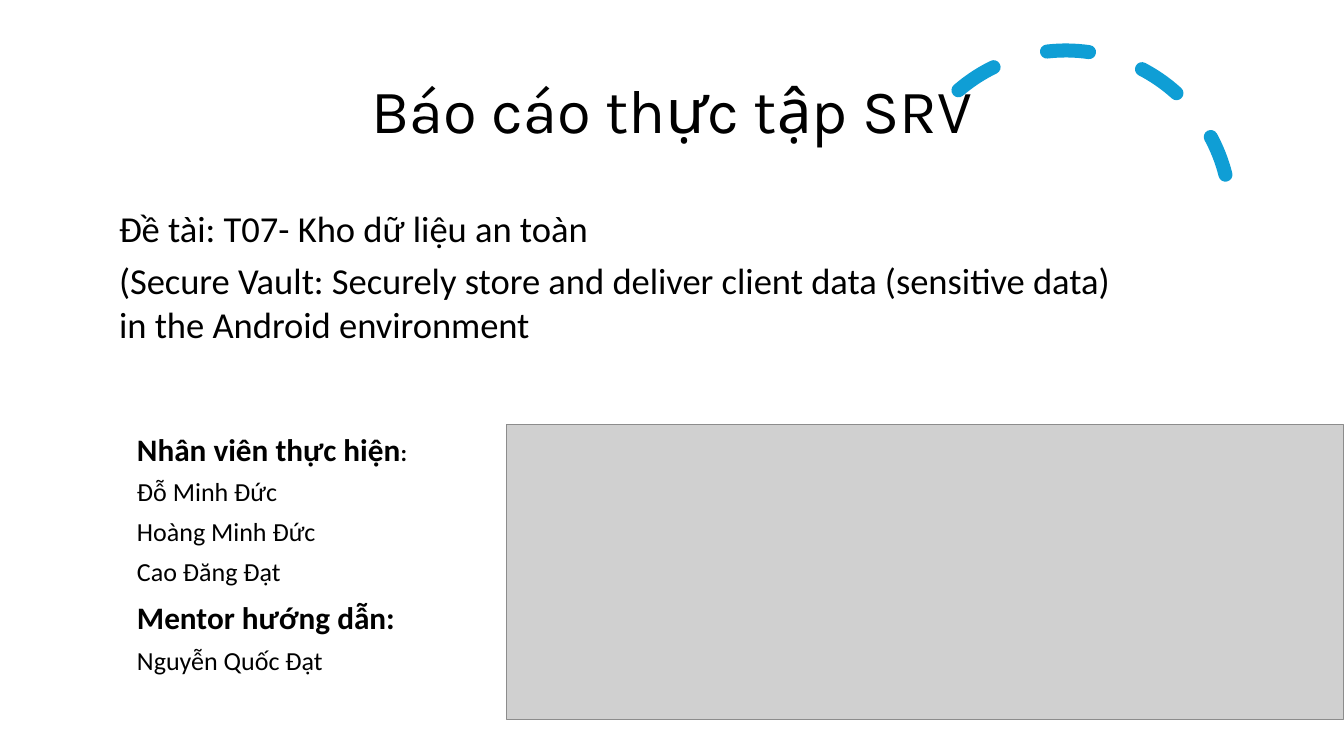
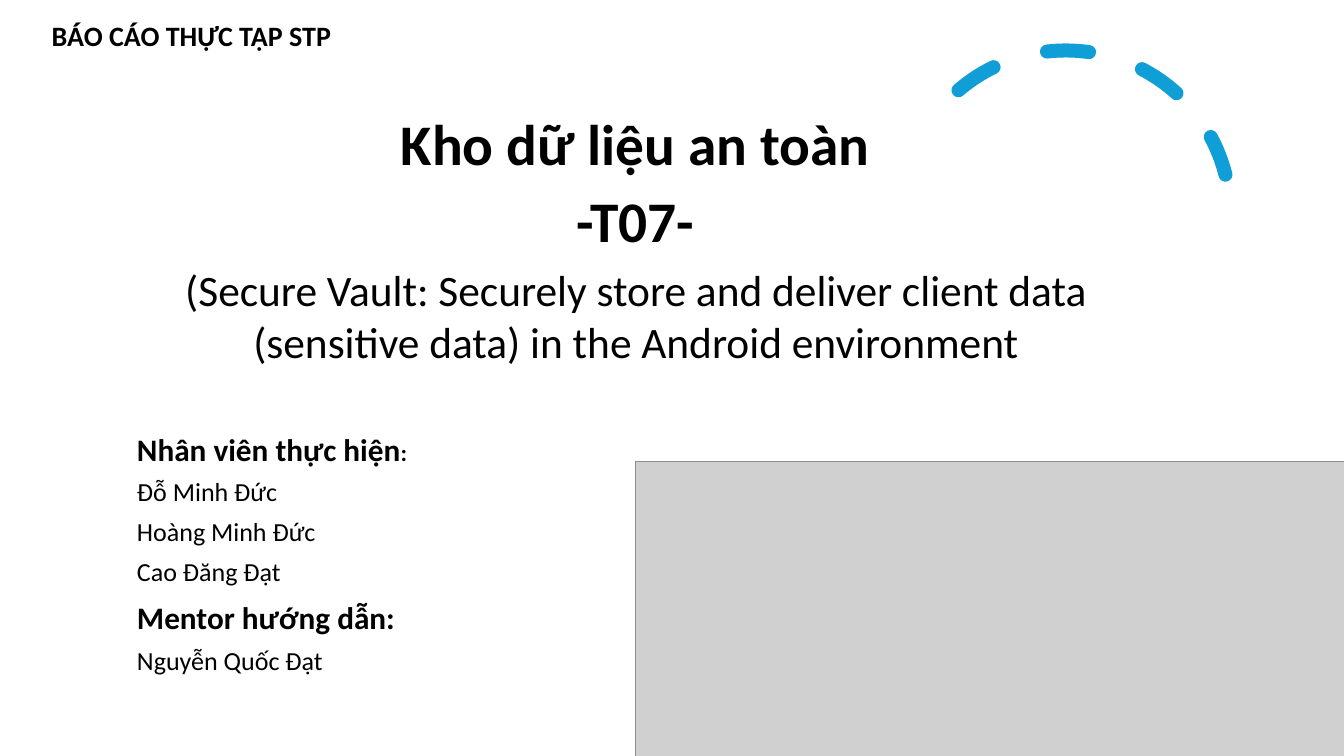
Before and after one commit to minhducdo050702/T07, a slide deck: slide 1 of report/Slide report T07.pptx. Drawn at 1344x756 pixels with LibreOffice and Linux fonts; fonts in the diff are those of the drawing; grey boxes stand for pictures. Boxes give left, top, right and bottom in pixels: in the first picture for what was removed or moved away, otherwise in the second. Text is boxed around its words. In the diff, an @@ line names an element or a change of style, - is before the commit and + after.

```diff
--- a/report/Slide report T07.pptx
+++ b/report/Slide report T07.pptx
@@ title at [52,23,331,51]: text changed; size 44 to 20 pt; font Karla to Calibri; bold on @@
-Báo cáo thực tập SRV
+BÁO CÁO THỰC TẬP STP
@@ text "Kho dữ liệu an toàn": place and size @@
-text "Kho dữ liệu an toàn" at [119,214,1110,339]
+text "Kho dữ liệu an toàn" at [185,124,1086,364]
@@ text at [401,124,869,243]: text changed; size 26 to 41 pt; bold on @@
-Đề tài: T07- Kho dữ liệu an toàn
+Kho dữ liệu an toàn
+-T07-
@@ text at [185,274,1086,364]: size 26 to 31 pt in "(Secure Vault: Securely store and deliver client ..."; alignment left to centre @@
@@ picture: place and size @@
-picture at [506,425,1344,720]
+picture at [636,462,1344,756]
```
Also in this commit, not shown: 8 other slides changed, 10 slides added, 1 slide removed, 2 other files.
